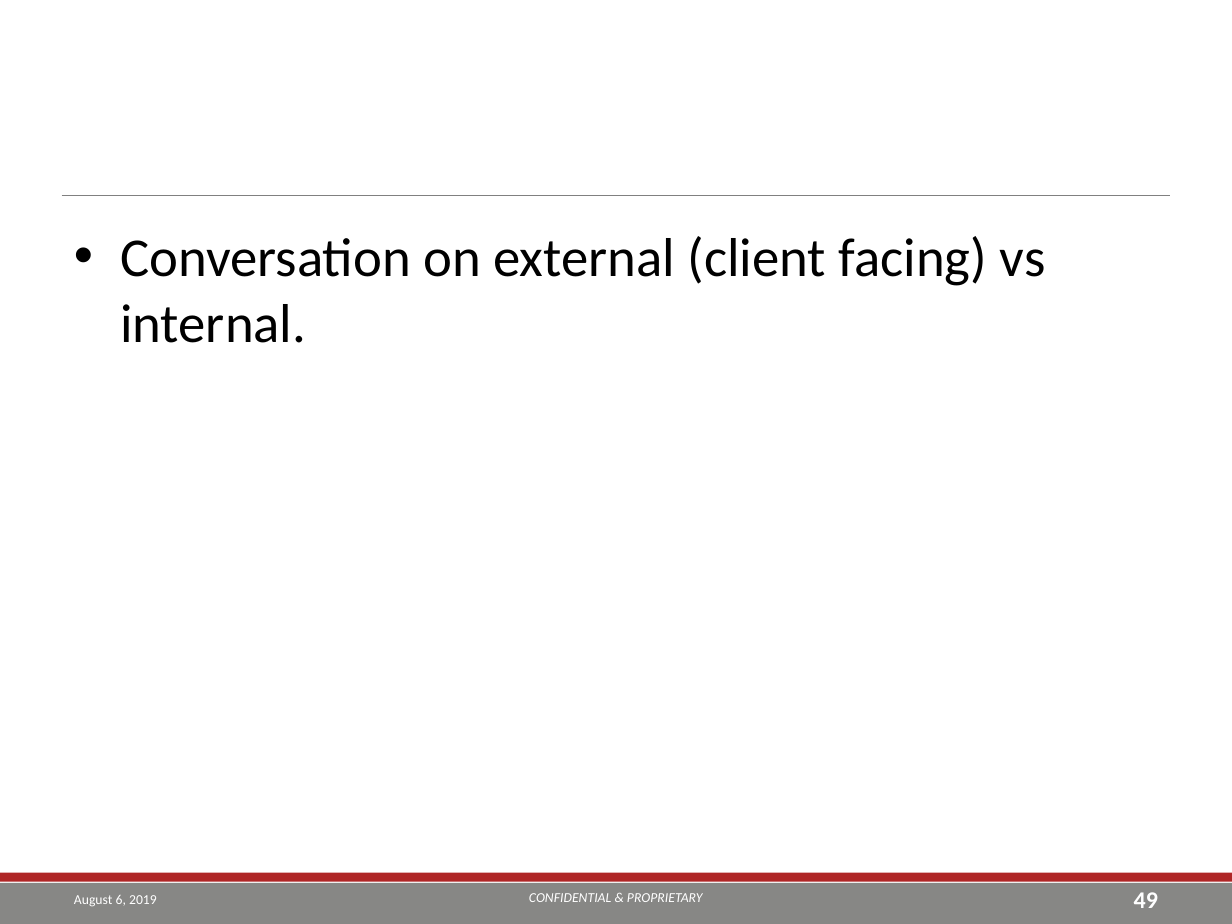
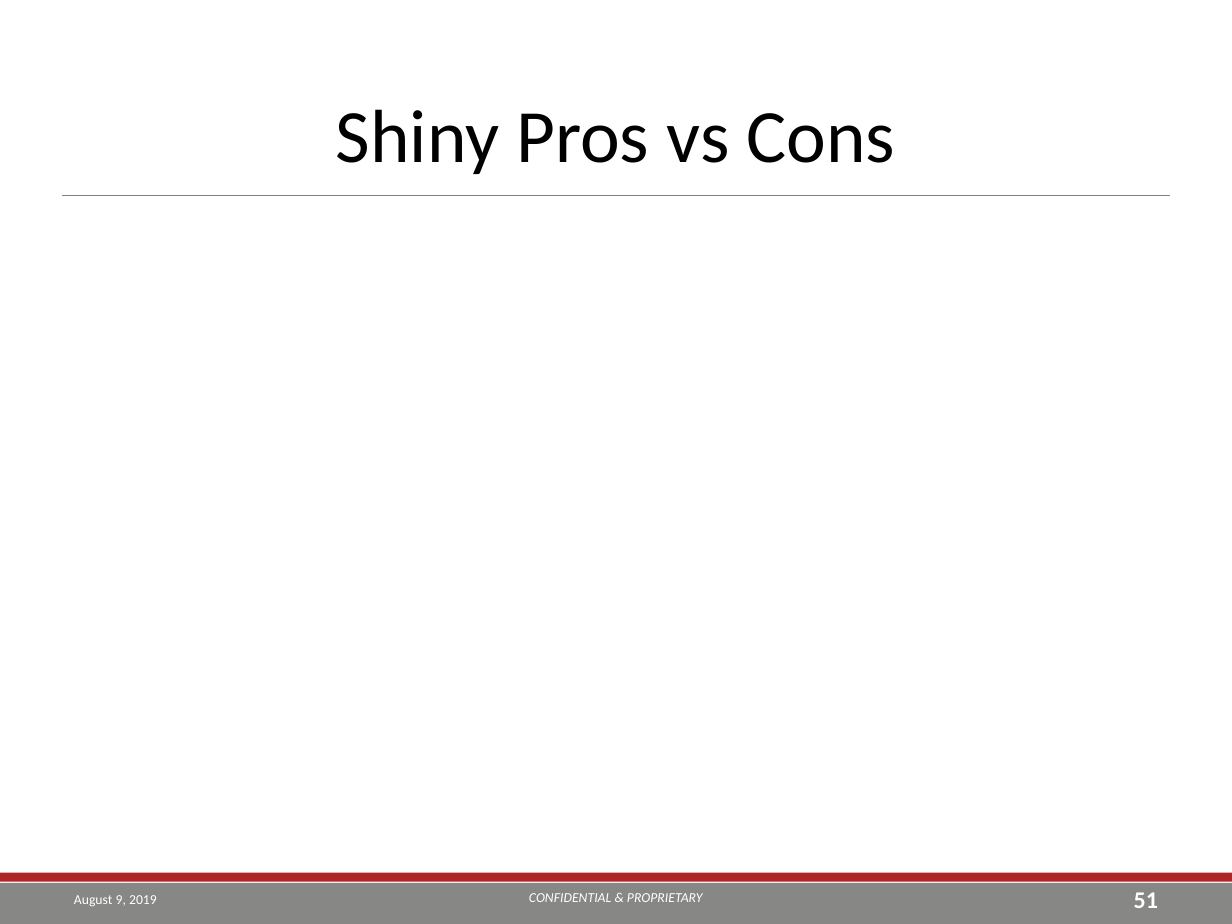
Before and after one commit to TEA-Analytics/ShinyWorkshop, a slide deck: slide 51 of Day 1.pptx (slide 49 before the commit). Drawn at 1232x924 pixels with LibreOffice and Linux fonts; fonts in the diff are those of the drawing; background and template pictures are left out. Boxes give left, top, right and bottom in pixels: in the first picture for what was removed or moved away, otherwise in the second. Text is boxed around its words. In the diff, an @@ line names an element or a change of style, - is before the commit and + after.

```diff
--- a/Day 1.pptx
+++ b/Day 1.pptx
@@ title added at [336, 109, 896, 174], 44 pt, text #000000 @@
+Shiny Pros vs Cons
@@ text removed at [120, 236, 1046, 343] @@
-• Conversation on external (client facing) vs internal.
@@ text at [74, 895, 157, 906]: text changed @@
-August 6, 2019
+August 9, 2019
@@ page number at [1134, 892, 1158, 908]: text changed @@
-49
+51
```
Also in this commit, not shown: 47 other slides changed, 2 slides added, 2 slides removed, 3 other files.
